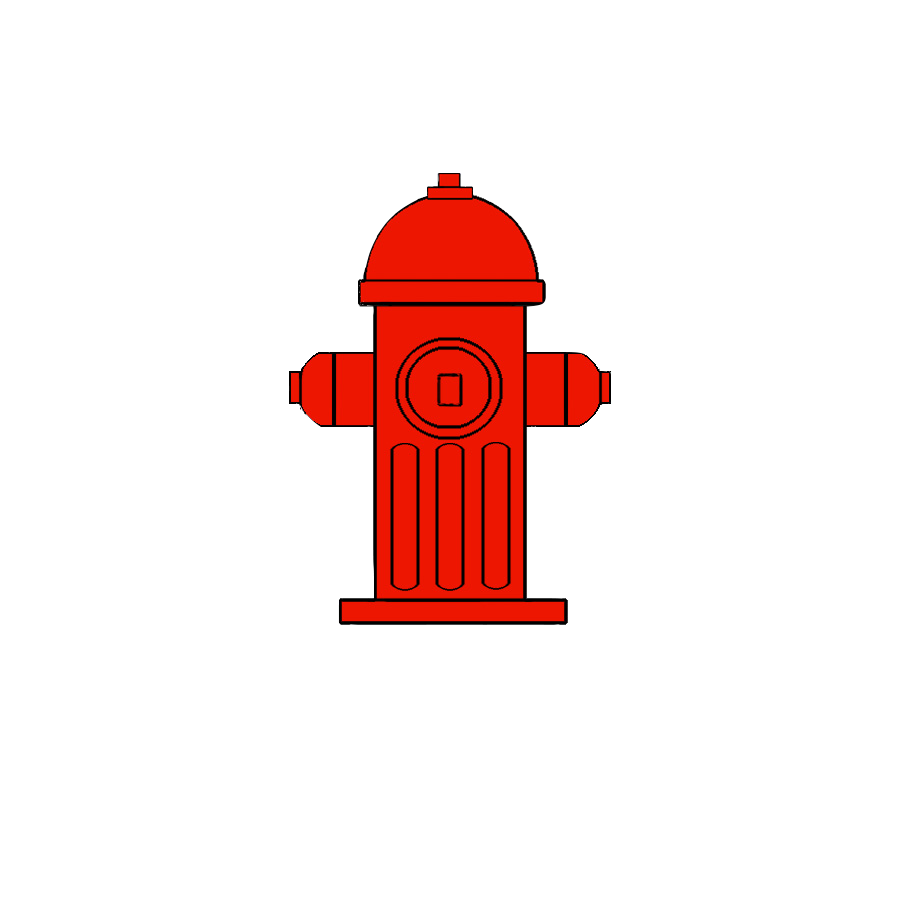
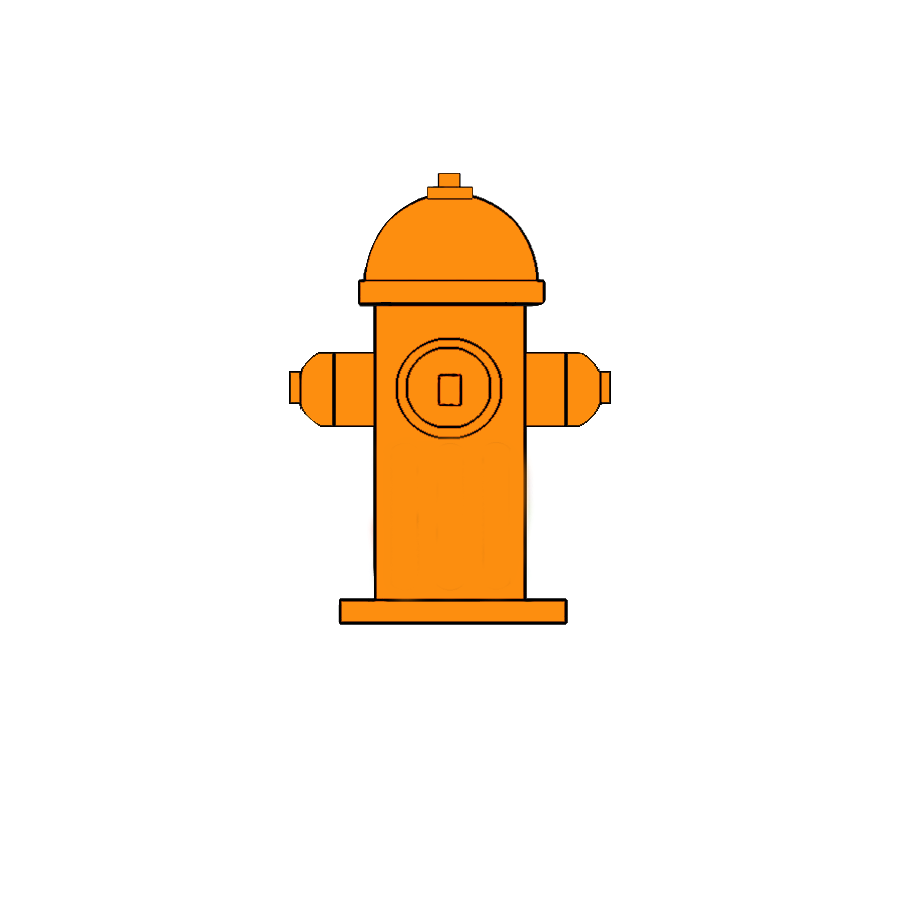
The second 900 × 900 image is a revision of the first. Changes to its layers:
added layer "Orange.png" above "Yellow.png" over 289, 173, 611, 625
added layer "Yellow.png" above "Purple.png" over 289, 173, 611, 625
added layer "Purple.png" above "Green.png" over 289, 173, 611, 625
added layer "Green.png" above "Red.png" over 289, 173, 611, 625
added layer "Red.png" above "Blue.png" over 289, 173, 611, 625
added layer "Blue.png" above "Layer 1" over 289, 173, 611, 625
renamed "Layer 1.png" to "Layer 1", hid it over 289, 173, 611, 625
